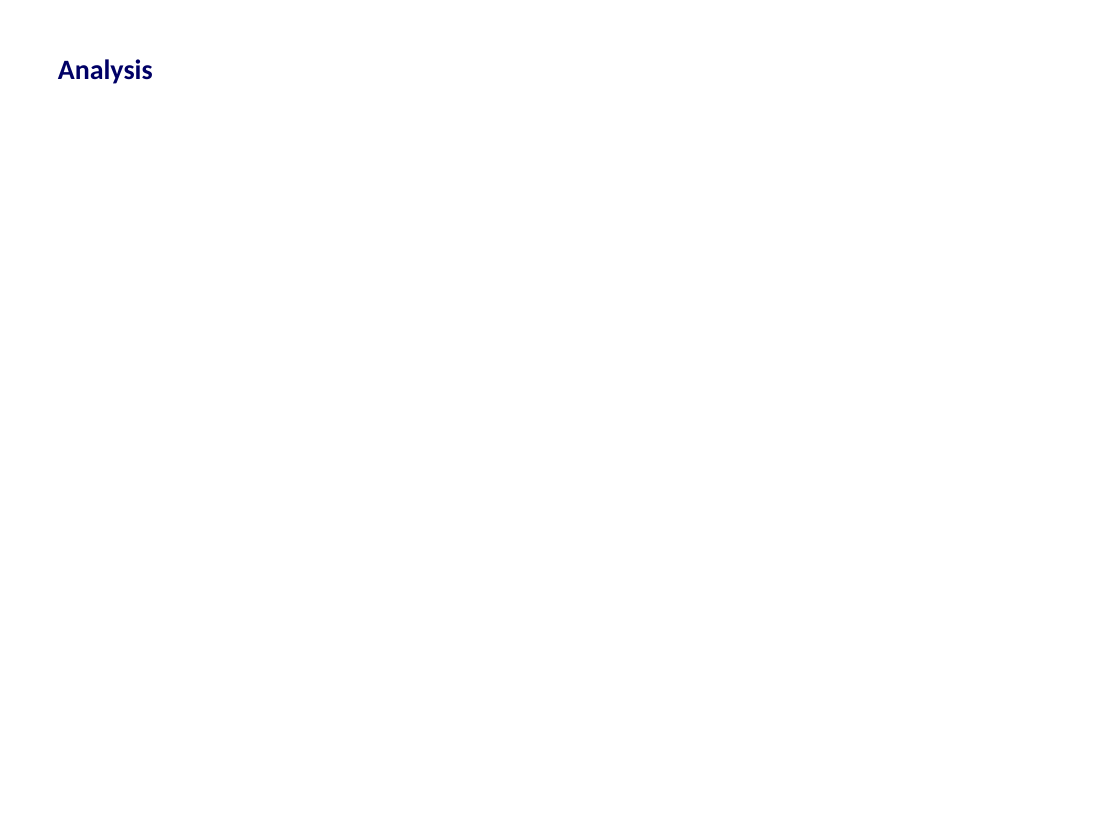
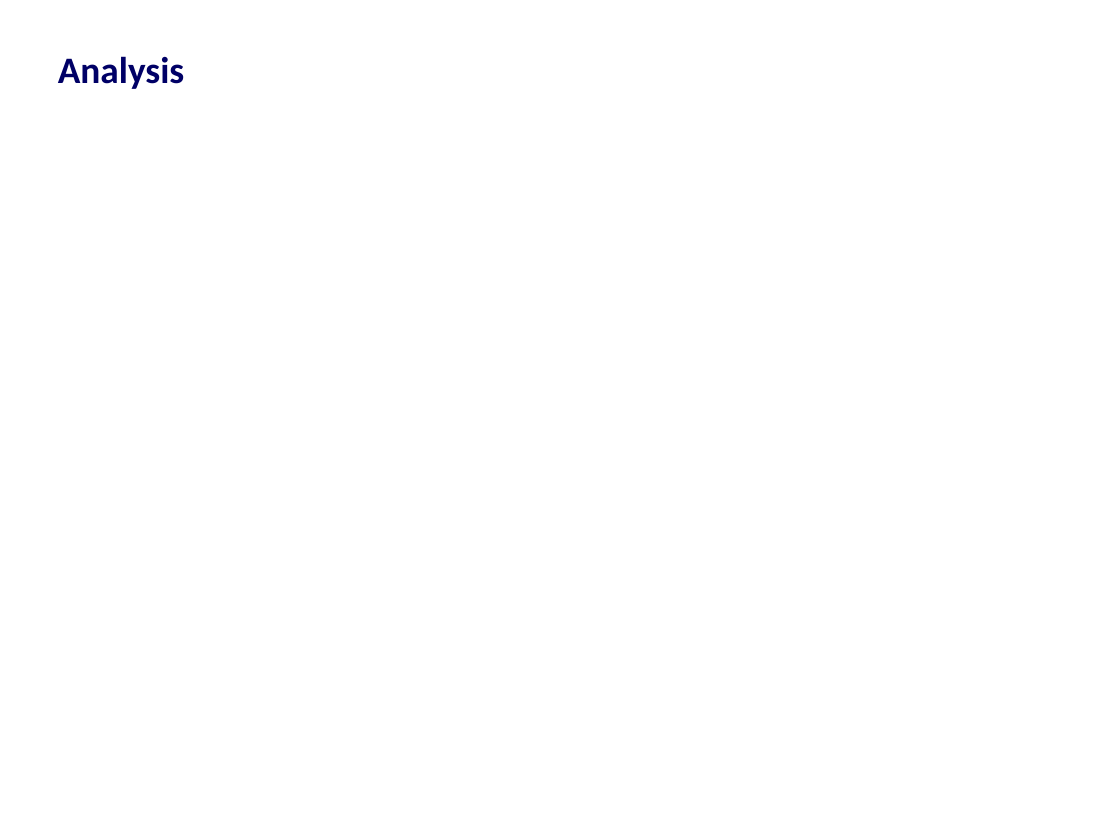
Before and after one commit to harshil753/Bounce_Back, a slide deck: slide 14 of Bounce_Back 24012018v1.pptx (slide 11 before the commit). Drawn at 1120x840 pixels with LibreOffice and Linux fonts; fonts in the diff are those of the drawing. Boxes give left, top, right and bottom in pixels: in the first picture for what was removed or moved away, otherwise in the second. Text is boxed around its words. In the diff, an @@ line names an element or a change of style, - is before the commit and + after.

```diff
--- a/Bounce_Back 24012018v1.pptx
+++ b/Bounce_Back 24012018v1.pptx
@@ title "Analysis" at box(58, 56, 184, 89): size 18 to 24 pt @@
```
Also in this commit, not shown: 8 other slides changed, 9 slides added, 3 slides removed.
